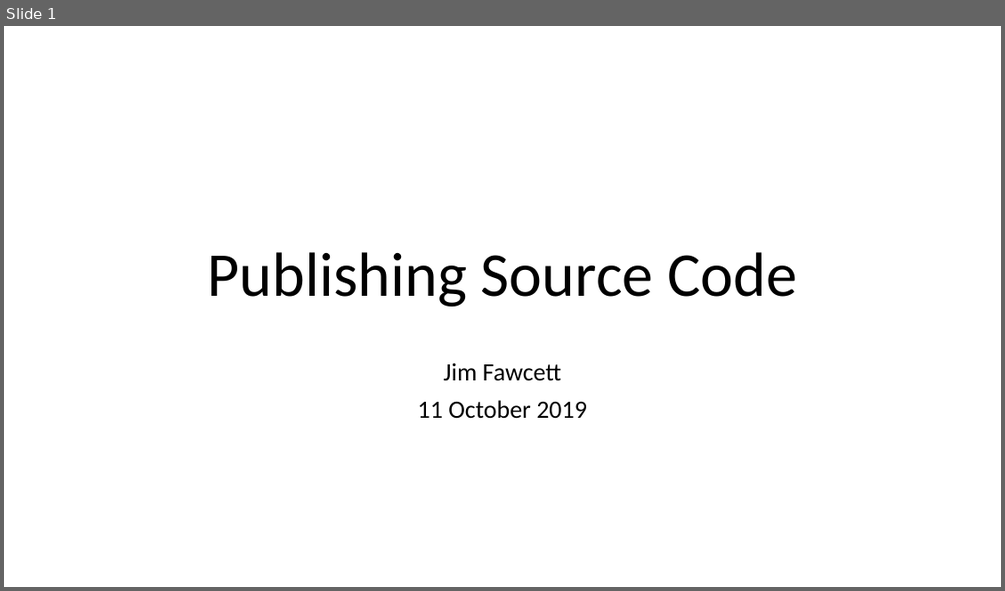
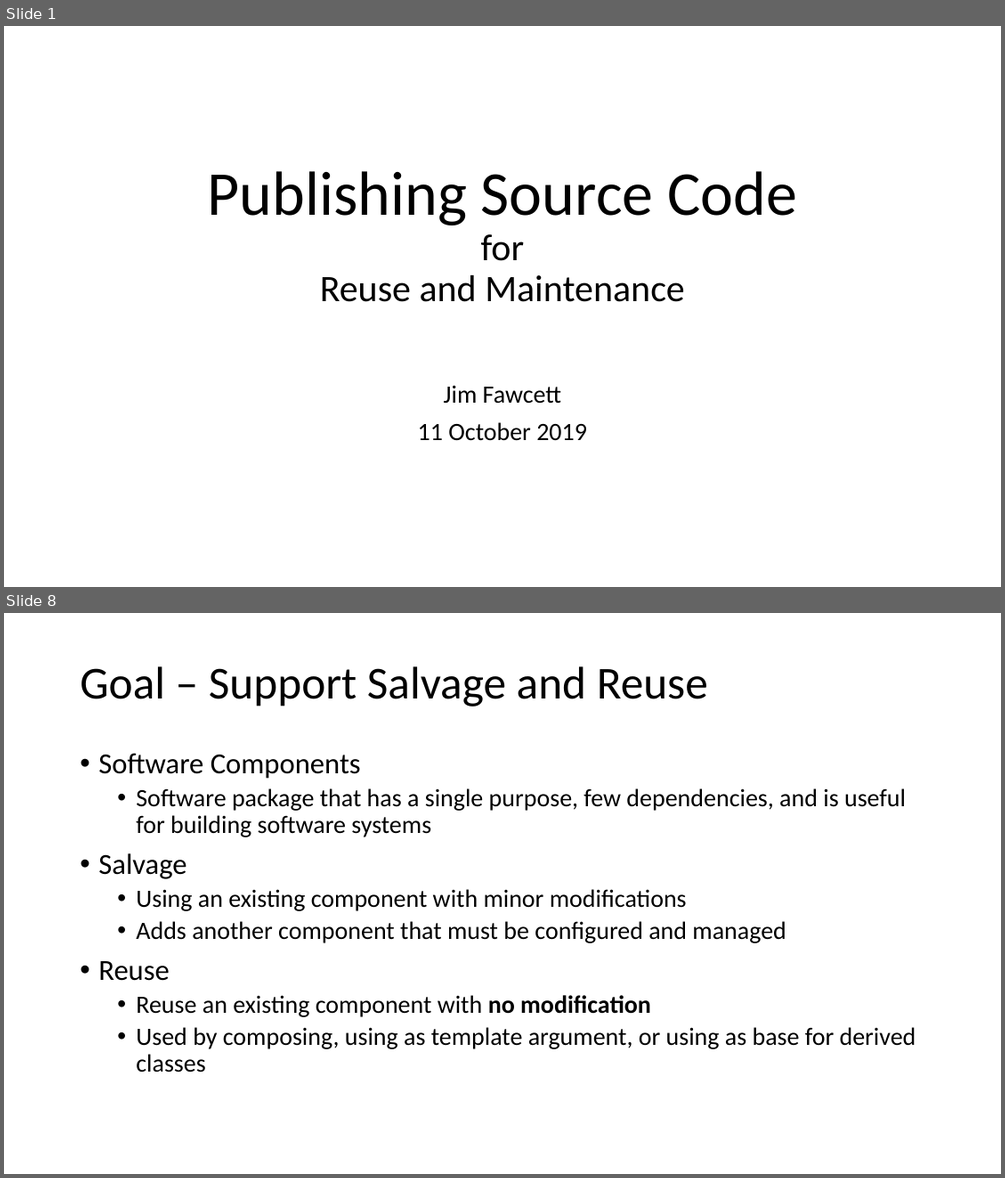
Before and after one commit to JimFawcett/JimFawcett.github.io, a slide deck: Resources/PublishingSourceCode.pptx. Shown one above the other, each under a label of ours: slide 1 before the commit, slides 1 and 8 after it; the slides between them are not shown. The pictures are 1005x591 and 1005x1178 pixels, drawn with LibreOffice and Linux fonts; fonts in the diff are those of the drawing. Boxes give left, top, right and bottom in pixels: in the first picture for what was removed or moved away, otherwise in the second. Text is boxed around its words. In the diff, an @@ line names an element or a change of style, - is before the commit and + after.

```diff
--- a/Resources/PublishingSourceCode.pptx
+++ b/Resources/PublishingSourceCode.pptx
@@ slide 8 added at (4,613,1001,1174), background #FFFFFF @@
@@ title added at (80,666,708,706), 44 pt, text #000000 @@
+Goal – Support Salvage and Reuse
@@ text added at (98,753,916,1072), 24 pt, text #000000 @@
+• Software Components
+  • Software package that has a single purpose, few dependencies, and is useful for building software systems
+• Salvage
+  • Using an existing component with minor modifications
+  • Adds another component that must be configured and managed
+• Reuse
+  • Reuse an existing component with no modification
+  • Used by composing, using as template argument, or using as base for derived classes
@@ slide 1 changed as well @@
@@ title at (208,171,797,302): text changed; size 60 to 36 pt @@
-Publishing Source Code
+Publishing Source Code
+for
+Reuse and Maintenance
@@ subtitle "Jim Fawcett": place and size @@
-subtitle "Jim Fawcett" at (418,362,587,418)
+subtitle "Jim Fawcett" at (418,385,587,441)
```
Also in this commit, not shown: 2 other slides changed, 7 other slides added.
